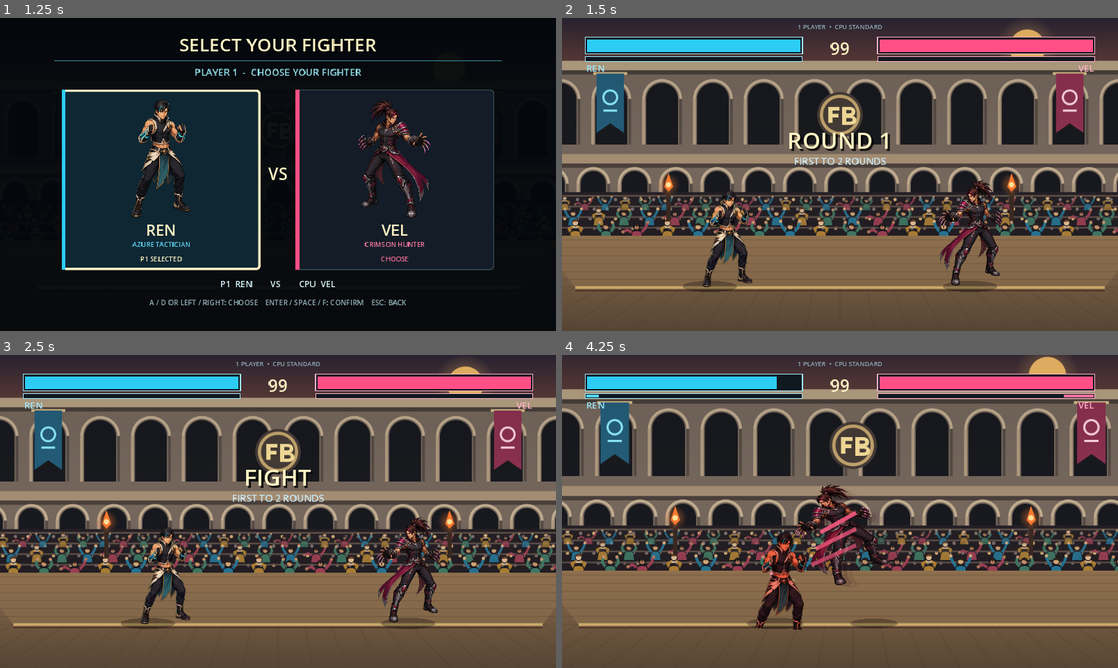
Above: before the commit, frames 1-4 (two rows, left to right).
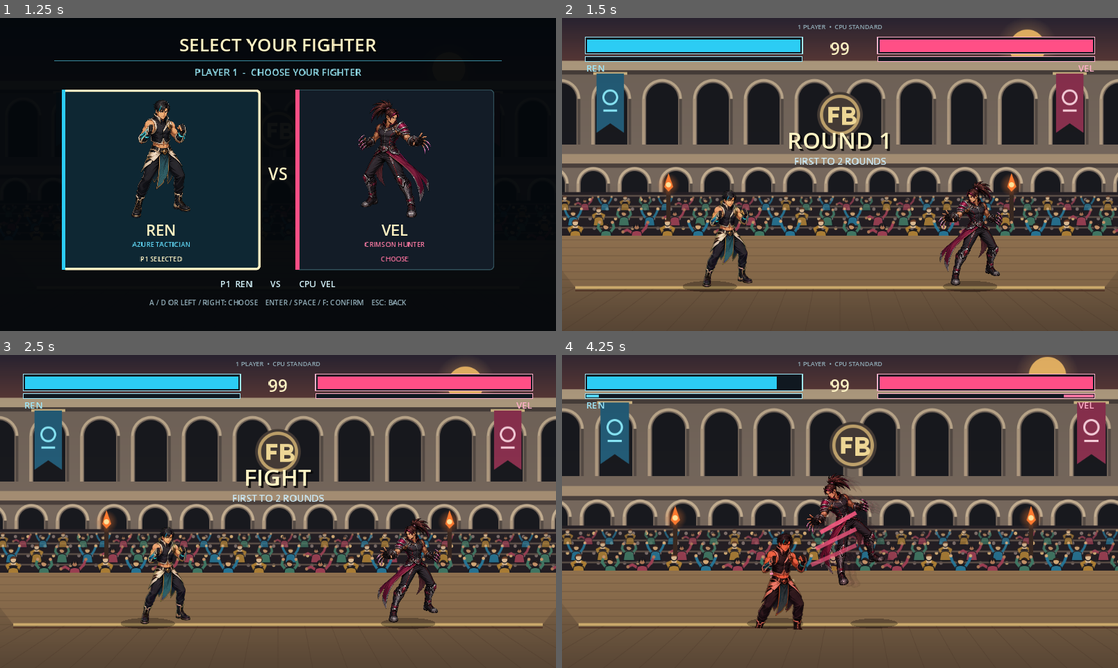
Above: after the commit, the same moments.

Repository: Hikki0608/Fighting-game
Game: Godot game, scene res://scenes/main.tscn
Same seed, same stepped clock (60 frames per second), same inputs: the game is played once before the commit and once after it.
Inputs (mouse positions are in pixels of both pictures, inside the frame that each line leads up to):
- Up to frame 1 (1.25 s): click "01 SOLO BATTLE" at 0.5 s
- Up to frame 2 (1.5 s): click "REN" at 1.25 s
- Up to frame 3 (2.5 s): tap Enter at 2 s; move the mouse to (400, 495) at 2.02 s; hold D from 2.03 s (still down); hold F from 2.03 s (still down); click (400, 495) at 2.17 s; tap Space at 2.27 s
- Up to frame 4 (4.25 s): tap Space at 2.75, 3.02 s; move the mouse to (728, 527) at 2.77 s; release D at 2.78 s; release F at 2.78 s; hold S 2.78-3.53 s; tap G at 2.85 s; move the mouse to (895, 442) at 3.52 s; hold D from 3.53 s (still down); hold H from 3.53 s (still down)

Frame 1 is identical in both runs. In frame 2, 0.5% of the frame differs, in the area x 67-80%, y 51-86%; in frame 3, 0.5%; in frame 4, 1.9%, in the area x 34-60%, y 38-88%.

Commit message:
Keep fighter scale consistent across actions

Diff:
--- a/scripts/fighter.gd
+++ b/scripts/fighter.gd
@@ -1370,6 +1370,14 @@
 	}
 
 
+func _uniform_character_draw_scale(suggested_scale: Vector2) -> Vector2:
+	# Motion poses may suggest squash and stretch, but changing that scale makes
+	# the fighter appear to grow or shrink between actions. Keep only the facing
+	# direction and render every frame at the canonical character magnification.
+	var horizontal_direction := -1.0 if suggested_scale.x < 0.0 else 1.0
+	return Vector2(horizontal_direction, 1.0)
+
+
 func _draw_motion_accents() -> void:
 	if landing_frames > 0:
 		var landing_strength := float(landing_frames) / 8.0
@@ -1449,9 +1457,8 @@
 	for echo_index in range(echo_count, 0, -1):
 		var distance := 11.0 * float(echo_index)
 		var echo_offset := visual_offset + trail_direction * distance
-		var echo_scale := visual_scale * Vector2(1.0 + 0.012 * echo_index, 1.0 - 0.012 * echo_index)
 		var alpha := echo_alpha * (1.0 - float(echo_index - 1) / float(echo_count + 1))
-		draw_set_transform(echo_offset, visual_rotation, echo_scale)
+		draw_set_transform(echo_offset, visual_rotation, visual_scale)
 		_draw_character_image(Color(echo_color, alpha))
 	draw_set_transform(Vector2.ZERO, 0.0, Vector2.ONE)
 
@@ -1473,7 +1480,7 @@
 	if _animated_sprite_frame().x >= 0:
 		visual_offset *= 0.25
 		visual_rotation *= 0.2
-		visual_scale = Vector2(float(facing), 1.0).lerp(visual_scale, 0.2)
+	visual_scale = _uniform_character_draw_scale(visual_scale)
 
 	if meter >= MAX_METER:
 		var aura_color := Color("74e8ff") if character_id == &"ren" else Color("ff557d")
